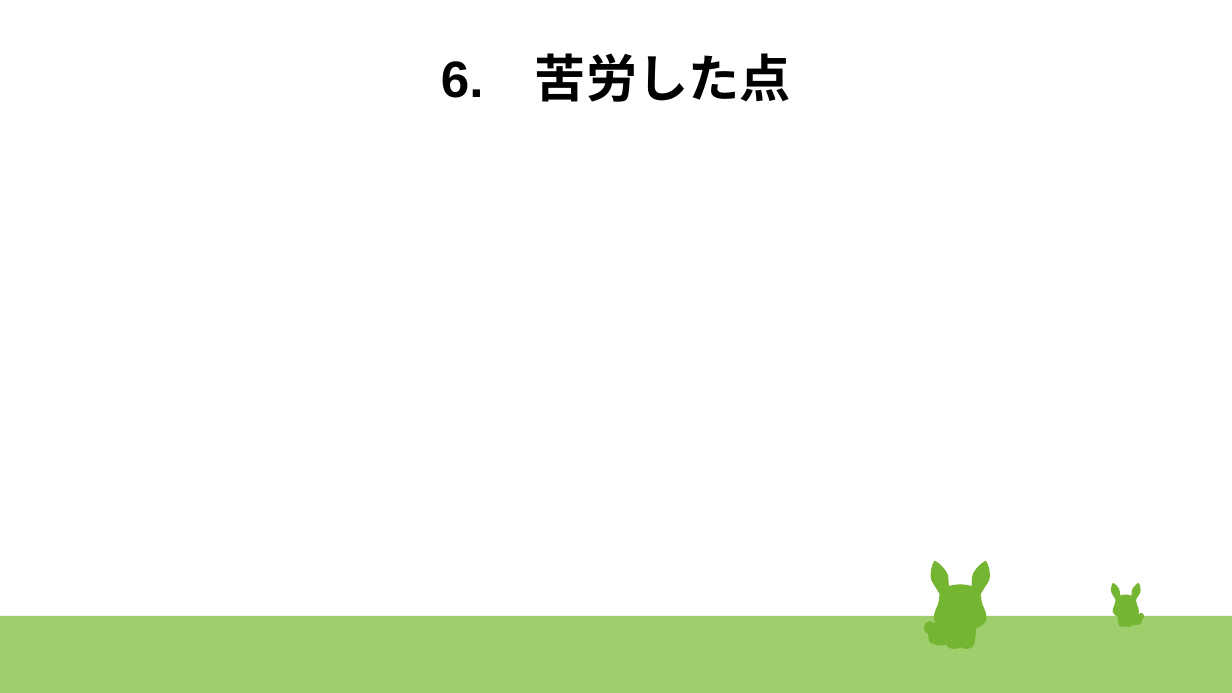
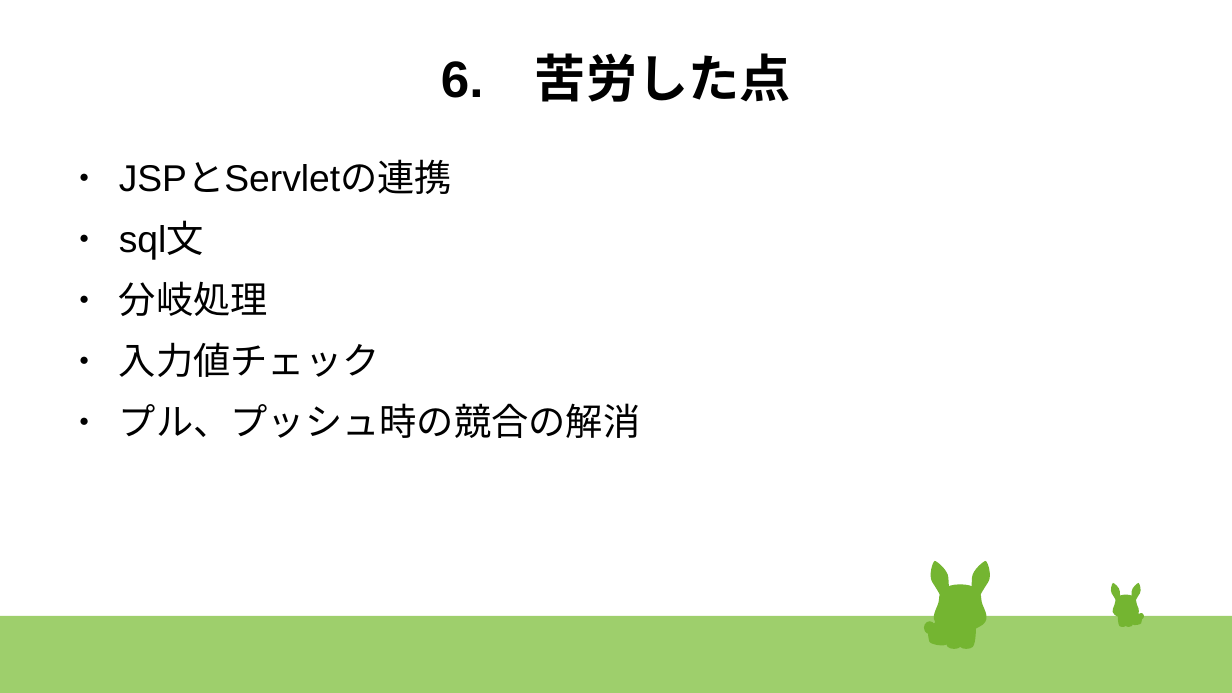
Before and after one commit to 17bd089s/shopping, a slide deck: slide 12 of document/発表スライド改.odp (slide 10 before the commit). Drawn at 1232x693 pixels with LibreOffice and Linux fonts; fonts in the diff are those of the drawing. Boxes give left, top, right and bottom in pixels: in the first picture for what was removed or moved away, otherwise in the second. Text is boxed around its words. In the diff, an @@ line names an element or a change of style, - is before the commit and + after.

```diff
--- a/document/発表スライド改.odp
+++ b/document/発表スライド改.odp
@@ text added at (119, 162, 641, 438), 24 pt, text #000000 @@
+● JSPとServletの連携
+● sql文
+● 分岐処理
+● 入力値チェック
+● プル、プッシュ時の競合の解消
```
Also in this commit, not shown: 3 other slides changed, 5 slides added, 2 slides removed, 1 other file.
